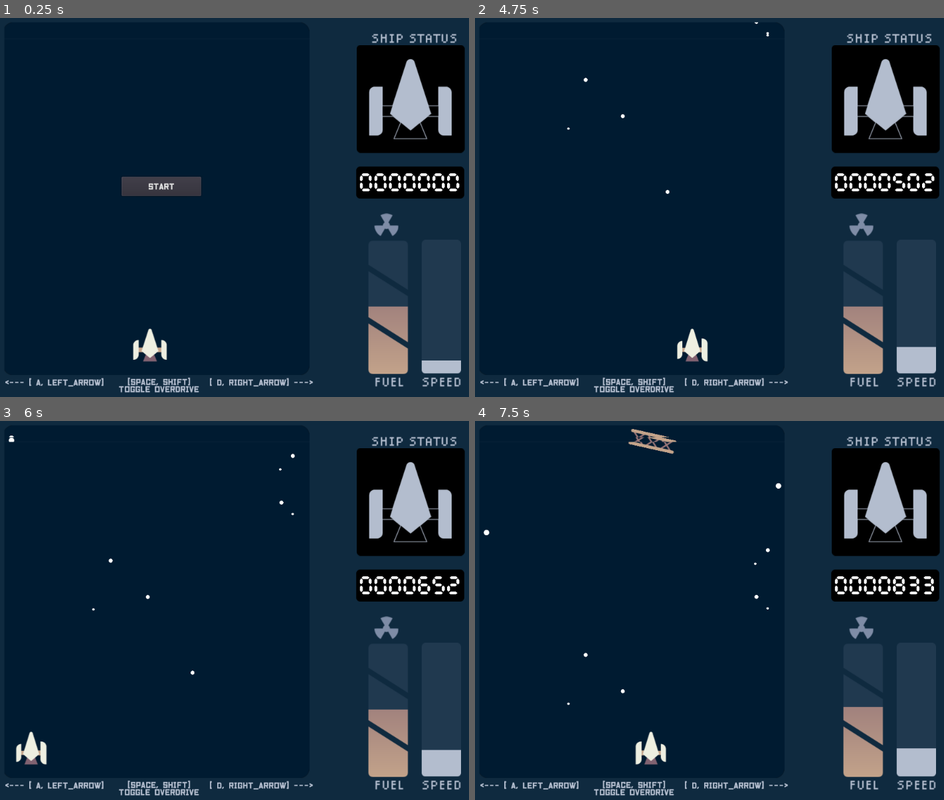
Above: before the commit, frames 1-4 (two rows, left to right).
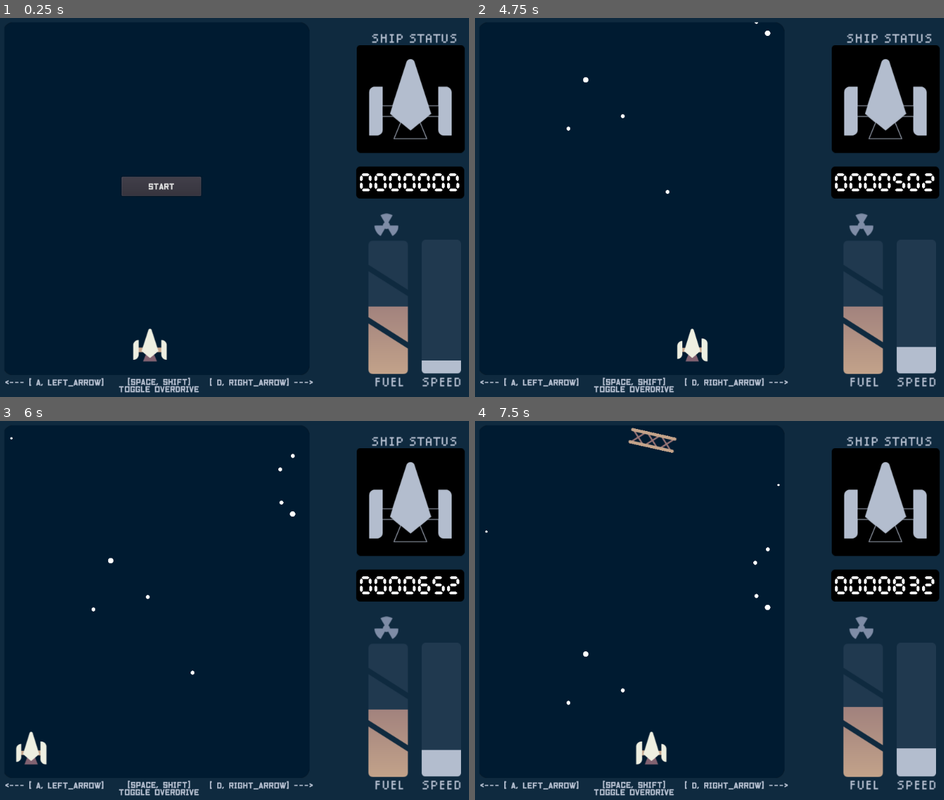
Above: after the commit, the same moments.

Repository: parkernalch/ld49-critical-mass
Game: Godot game, scene res://Main.tscn
Same seed, same stepped clock (60 frames per second), same inputs: the game is played once before the commit and once after it.
Inputs:
- Up to frame 1 (0.25 s): no input
- Up to frame 2 (4.75 s): click "START" at 0.5 s; hold Right (ui_right) 1.28-2.03 s; hold Left (ui_left) 2.03-2.78 s; hold Right (ui_right) 2.78-4.28 s; hold Left (ui_left) from 4.28 s (still down)
- Up to frame 3 (6 s): keep holding Left (ui_left)
- Up to frame 4 (7.5 s): release Left (ui_left) at 6.53 s; hold Right (ui_right) from 6.53 s (still down)

The runs differ from the first frame. In frame 2, less than 0.1% of the frame differs, in the area x 19-64%, y 3-30%; in frame 3, less than 0.1%; in frame 4, 0.5%, in the area x 1-99%, y 1-91%.

Commit message:
fps optimization, add magnet pickup

Diff:
--- a/Game.tscn
+++ b/Game.tscn
@@ -8,9 +8,10 @@
 [ext_resource path="res://ObstacleMedium.tscn" type="PackedScene" id=6]
 [ext_resource path="res://ObstacleLong.tscn" type="PackedScene" id=7]
 [ext_resource path="res://ObstacleShort.tscn" type="PackedScene" id=8]
-[ext_resource path="res://Neutron.tscn" type="PackedScene" id=9]
+[ext_resource path="res://OptimizedNeutron.tscn" type="PackedScene" id=9]
 [ext_resource path="res://ShieldPickup.tscn" type="PackedScene" id=10]
 [ext_resource path="res://HealthPickup.tscn" type="PackedScene" id=11]
+[ext_resource path="res://MagnetPickup.tscn" type="PackedScene" id=12]
 
 [sub_resource type="Shader" id=1]
 code = "shader_type canvas_item;
@@ -161,7 +162,7 @@
 
 [node name="PickupSpawn" parent="." instance=ExtResource( 2 )]
 position = Vector2( 19.347, -336.247 )
-object_scenes = [ ExtResource( 11 ), ExtResource( 10 ) ]
+object_scenes = [ ExtResource( 11 ), ExtResource( 12 ), ExtResource( 10 ) ]
 subdivisions = 2
 spawn_cooldown = 40.0
 
--- a/Global/Events.gd
+++ b/Global/Events.gd
@@ -1,6 +1,7 @@
 extends Node
 
 signal PlayerFuelLevelChanged(new_level)
+signal PickedUpFuel(value)
 signal PlayerTookDamage(areas_are_healthy)
 signal PlayerPickedUpPower(power)
 signal PlayerMovementSpeedChanged(new_speed)
--- a/HealthPickup.tscn
+++ b/HealthPickup.tscn
@@ -1,17 +1,10 @@
-[gd_scene load_steps=4 format=2]
+[gd_scene load_steps=3 format=2]
 
 [ext_resource path="res://Pickup.gd" type="Script" id=1]
 [ext_resource path="res://img/pickup_health.png" type="Texture" id=2]
 
-[sub_resource type="CircleShape2D" id=1]
-radius = 14.058
-
-[node name="HealthPickup" type="KinematicBody2D"]
-collision_layer = 8
+[node name="HealthPickup" type="Node2D"]
 script = ExtResource( 1 )
 
 [node name="Sprite" type="Sprite" parent="."]
 texture = ExtResource( 2 )
-
-[node name="CollisionShape2D" type="CollisionShape2D" parent="."]
-shape = SubResource( 1 )
--- /dev/null
+++ b/MagnetPickup.tscn
@@ -0,0 +1,27 @@
+[gd_scene load_steps=5 format=2]
+
+[ext_resource path="res://Pickup.gd" type="Script" id=1]
+[ext_resource path="res://img/pickup_shield.png" type="Texture" id=2]
+
+[sub_resource type="Shader" id=1]
+code = "shader_type canvas_item;
+
+void fragment() {
+	if (UV.x < 0.5) {
+		COLOR.rgb = vec3(1.0, 0.0, 0.0);
+	} else {
+		COLOR.rgb = vec3(0.0, 0.0, 1.0);
+	}
+	COLOR.a = texture(TEXTURE, UV).a;
+}"
+
+[sub_resource type="ShaderMaterial" id=2]
+shader = SubResource( 1 )
+
+[node name="MagnetPickup" type="Node2D"]
+script = ExtResource( 1 )
+type = 2
+
+[node name="Sprite" type="Sprite" parent="."]
+material = SubResource( 2 )
+texture = ExtResource( 2 )
--- a/Main.tscn
+++ b/Main.tscn
@@ -28,7 +28,7 @@
 background_color = Color( 0.0588235, 0.164706, 0.247059, 1 )
 glow_enabled = true
 
-[sub_resource type="Shader" id=9]
+[sub_resource type="Shader" id=2]
 code = "shader_type canvas_item;
 uniform float wave_pos : hint_range(0.0, 1.0) = 0.5;
 uniform float wave_size : hint_range(0.0, 1.0) = 0.1;
@@ -38,8 +38,7 @@
 	COLOR = texture(TEXTURE, UV);
 	if (wave_size > 0.0) {
 		if (UV.y < wave_pos + wave_size && UV.y > wave_pos - wave_size) {
-			vec4 color = texture(TEXTURE, UV - vec2(0.0, wave_size));
-//			COLOR = mix(color, ripple_color, UV.y);
+			vec4 color = texture(TEXTURE, UV - vec2(0.0, wave_size * abs(wave_pos - UV.y) / wave_size));
 			COLOR = color;
 			if (UV.y > wave_pos + 0.9 * wave_size || UV.y < wave_pos - 0.9 * wave_size) {
 				COLOR = mix(color, ripple_color, UV.y);
@@ -48,16 +47,16 @@
 	}
 }"
 
-[sub_resource type="ShaderMaterial" id=10]
-shader = SubResource( 9 )
-shader_param/wave_pos = 0.04
-shader_param/wave_size = 0.00666668
+[sub_resource type="ShaderMaterial" id=3]
+shader = SubResource( 2 )
+shader_param/wave_pos = 1.0
+shader_param/wave_size = 0.0
 shader_param/ripple_color = Color( 1, 1, 1, 0.0862745 )
 
-[sub_resource type="ViewportTexture" id=2]
+[sub_resource type="ViewportTexture" id=4]
 viewport_path = NodePath("Viewport")
 
-[sub_resource type="Animation" id=11]
+[sub_resource type="Animation" id=5]
 resource_name = "BoostRipple"
 length = 0.25
 step = 0.01
@@ -123,13 +122,13 @@
 environment = SubResource( 1 )
 
 [node name="Sprite" type="Sprite" parent="."]
-material = SubResource( 10 )
+material = SubResource( 3 )
 position = Vector2( 337.972, 360.918 )
-texture = SubResource( 2 )
+texture = SubResource( 4 )
 script = ExtResource( 22 )
 
 [node name="AnimationPlayer" type="AnimationPlayer" parent="Sprite"]
-anims/BoostRipple = SubResource( 11 )
+anims/BoostRipple = SubResource( 5 )
 
 [node name="Viewport" type="Viewport" parent="."]
 size = Vector2( 590, 680 )
--- /dev/null
+++ b/OptimizedNeutron.gd
@@ -0,0 +1,51 @@
+extends Node2D
+class_name OptimizedNeutron
+
+var composite_speed : float = 1.0
+var size : int = 2
+onready var sprite = $Sprite
+
+var target
+var player : Player;
+
+var move_direction : Vector2
+
+func _ready():
+	Events.connect("ShipWasDestroyed", self, "_on_ship_wasDestroyed")
+	set_size(rand_range(1, 4))
+	player = get_tree().get_nodes_in_group("player")[0]
+
+func _physics_process(delta):
+	if not target:
+		move_direction = Vector2.DOWN
+	else:
+		move_direction = (target.position - position).normalized() * 2.0
+
+	position += move_direction * Global.travel_speed * delta * 60.0
+
+	var dist_to_player = position.distance_squared_to(player.position)
+	if dist_to_player < 1000.0:
+		Events.emit_signal("PickedUpFuel", size)
+		queue_free()
+	elif dist_to_player < player.collection_radius:
+		target = player
+	else:
+		target = null
+
+func set_size(new_size : int):
+	size = new_size
+	match new_size:
+		1:
+			$Sprite.scale = Vector2(0.15, 0.15)
+		2:
+			$Sprite.scale = Vector2(0.25, 0.25)
+		3:
+			$Sprite.scale = Vector2(0.35, 0.35)
+
+func collect(_target : Node):
+	target = _target
+	pass
+
+func _on_ship_wasDestroyed():
+	set_physics_process(false)
+	Events.connect("StartGame", self, "queue_free")
--- /dev/null
+++ b/OptimizedNeutron.tscn
@@ -0,0 +1,11 @@
+[gd_scene load_steps=3 format=2]
+
+[ext_resource path="res://circle_32.png" type="Texture" id=1]
+[ext_resource path="res://OptimizedNeutron.gd" type="Script" id=2]
+
+[node name="OptimizedNeutron" type="Node2D"]
+script = ExtResource( 2 )
+
+[node name="Sprite" type="Sprite" parent="."]
+scale = Vector2( 0.15, 0.15 )
+texture = ExtResource( 1 )
--- a/Pickup.gd
+++ b/Pickup.gd
@@ -1,26 +1,40 @@
-extends KinematicBody2D
+extends Node2D
 class_name Pickup
 
 enum PICKUP {
 	HEALTH,
 	SHIELD,
+	MAGNET
 }
 
 var value : int = 1
 export(PICKUP) var type
 var target
+var player
+var move_direction : Vector2
 
-func _process(delta):
-	if not target:
-		move_and_collide(Vector2.DOWN * Global.travel_speed)
-	else:
-		if not target:
-			return
-		var direction : Vector2 = (target.transform.origin - transform.origin).normalized()
-		move_and_collide(direction * 300.0 * delta)
+func _ready():
+	player = get_tree().get_nodes_in_group("player")[0]
+	Events.connect("GameEndedPlayer", self, "_on_game_ended")
 	pass
 
-func pickup(_target : Node2D):
-	Events.emit_signal("PickupAcquired", type, value)
-	target = _target
-	call_deferred("queue_free", 0.25)
+func _physics_process(delta):
+	if not target:
+		move_direction = Vector2.DOWN
+	else:
+		move_direction = (target.position - position).normalized() * 2.0
+
+	position += move_direction * Global.travel_speed * delta * 60.0
+
+	var dist_to_player = position.distance_squared_to(player.position)
+	if dist_to_player < 1000.0:
+		Events.emit_signal("PickupAcquired", type, value)
+		queue_free()
+	elif dist_to_player < player.collection_radius:
+		target = player
+	else:
+		target = null
+	pass
+
+func _on_game_ended():
+	set_physics_process(false)
--- a/Pickup.tscn
+++ b/Pickup.tscn
@@ -1,17 +1,10 @@
-[gd_scene load_steps=4 format=2]
+[gd_scene load_steps=3 format=2]
 
 [ext_resource path="res://Pickup.gd" type="Script" id=1]
 [ext_resource path="res://icon.png" type="Texture" id=2]
 
-[sub_resource type="CircleShape2D" id=1]
-radius = 29.4109
-
-[node name="Pickup" type="KinematicBody2D"]
-collision_layer = 4
+[node name="Pickup" type="Node2D"]
 script = ExtResource( 1 )
-
-[node name="CollisionShape2D" type="CollisionShape2D" parent="."]
-shape = SubResource( 1 )
 
 [node name="Sprite" type="Sprite" parent="."]
 texture = ExtResource( 2 )
--- a/Player.gd
+++ b/Player.gd
@@ -6,7 +6,7 @@
 var vertical_speed : float = 1.0
 var max_speed : float = 5.0
 var boost_speed : float = 10.0
-var fuel_level : int = 50
+var fuel_level : float = 50
 var ship_areas_are_healthy : Array = [ true, true, true ] # [left, body, right]
 
 var is_collecting : bool = true
@@ -15,6 +15,8 @@
 
 var neutrons_collected : int = 0
 var boost_time : float = 0.0
+
+var collection_radius : float = 3000.0
 
 onready var collection_area : Area2D = $CollectionArea
 onready var damage_area : Area2D = $DamageArea
@@ -25,15 +27,18 @@
 onready var body_particles : CPUParticles2D = $damaged_body
 onready var explosion_particles : CPUParticles2D = $explosion
 onready var repulse_particles : CPUParticles2D = $repulse
+onready var magnet_particles : CPUParticles2D = $magnetism
 
 func _ready():
 	spawn_location = transform.origin
-	collection_area.connect('body_entered', self, '_on_collisionArea_body_entered')
 	damage_area.connect('body_entered', self, '_on_damageArea_body_entered')
 	Events.connect("ShipWasDestroyed", self, '_on_ship_wasDestroyed')
 	Events.connect("StartGame", self, "_on_StartGame")
 	fuel_timer.connect('timeout', self, '_on_fuelTimer_timeout')
 	Events.connect("PickupAcquired", self, '_on_pickup_acquired')
+	add_to_group("player")
+	Events.connect("PickedUpFuel", self, '_on_fuel_pickedUp')
+	$MagnetTimer.connect("timeout", self, 'demagnetize')
 	initialize()
 
 func initialize():
@@ -85,6 +90,9 @@
 		sprite.flip_h = true
 		if not ship_areas_are_healthy[0]:
 			movement_vector *= 0.5
+	if not ship_areas_are_healthy[1]:
+		fuel_level -= delta
+		Events.emit_signal("PlayerFuelLevelChanged", fuel_level)
 	if Input.is_action_just_pressed("ui_fire"):
 		if is_boosting:
 			boost_end()
@@ -125,6 +133,17 @@
 	if(fuel_level <= 0):
 		Events.emit_signal("ShipWasDestroyed")
 	Events.emit_signal("PlayerFuelLevelChanged", fuel_level)
+
+func _on_fuel_pickedUp(amount):
+	fuel_level += amount
+	Events.emit_signal("PlayerFuelLevelChanged", fuel_level)
+	if vertical_speed < max_speed and not is_boosting:
+		vertical_speed += 0.1
+		Events.emit_signal("PlayerMovementSpeedChanged", vertical_speed)
+	neutrons_collected += 1
+	if fuel_level >= 100:
+		boost_start()
+	pass
 
 func _on_ship_wasDestroyed():
 	die()
@@ -147,40 +166,13 @@
 	set_process(false)
 	set_physics_process(false)
 
-func _on_collisionArea_body_entered(body):
-	if body is Neutron:
-		if is_collecting:
-			body.collect(self)
-			fuel_level += body.size
-			if vertical_speed < max_speed:
-				vertical_speed += 0.1
-				Events.emit_signal("PlayerMovementSpeedChanged", vertical_speed)
-			neutrons_collected += 1
-			Events.emit_signal("PlayerFuelLevelChanged", fuel_level)
-			if fuel_level >= 100:
-				boost_start()
-			pass
-		else:
-			pass
-	elif body is Pickup:
-		body.pickup(self)
-	pass
-
 func _on_damageArea_body_entered(body):
-	if body is Neutron:
-		body.queue_free()
-	elif body is Obstacle:
+	if body is Obstacle:
 		take_damage(body.transform.origin)
 		Events.emit_signal("PlayerTookDamage", ship_areas_are_healthy)
 		right_wing_particles.emitting = not ship_areas_are_healthy[2]
 		body_particles.emitting = not ship_areas_are_healthy[1]
 		left_wing_particles.emitting = not ship_areas_are_healthy[0]
-		body.queue_free()
-	elif body is Pickup:
-		if body.type == Pickup.PICKUP.SHIELD:
-			Events.emit_signal("PlayerShieldToggled", true)
-		elif body.type == Pickup.PICKUP.HEALTH:
-			heal()
 		body.queue_free()
 	pass
 
@@ -209,7 +201,22 @@
 
 func _on_pickup_acquired(type, value):
 	print('pickup: ' + str(type) + ' (' + str(value) + ')')
-	pass
+	if type == Pickup.PICKUP.SHIELD:
+		Events.emit_signal("PlayerShieldToggled", true)
+	elif type == Pickup.PICKUP.HEALTH:
+		heal()
+	elif type == Pickup.PICKUP.MAGNET:
+		magnetize()
+	pass
+
+func magnetize():
+	collection_radius = 10000.0
+	$MagnetTimer.start()
+	magnet_particles.emitting = true
+
+func demagnetize():
+	collection_radius = 4000.0
+	magnet_particles.emitting = false
 
 func take_damage(position):
 	var offset = (transform.origin - position).x
--- a/Player.tscn
+++ b/Player.tscn
@@ -7,9 +7,6 @@
 
 [sub_resource type="CircleShape2D" id=1]
 radius = 16.5347
-
-[sub_resource type="CircleShape2D" id=2]
-radius = 108.298
 
 [sub_resource type="CapsuleShape2D" id=3]
 resource_local_to_scene = true
@@ -20,8 +17,8 @@
 _data = [ Vector2( 0, 0.986364 ), 0.0, 0.0, 0, 0, Vector2( 1, 0.0681818 ), -2.37413, 0.0, 0, 0 ]
 
 [sub_resource type="Gradient" id=5]
-offsets = PoolRealArray( 0, 0.123134, 1 )
-colors = PoolColorArray( 0.955078, 0.636796, 0.0596924, 1, 0.490234, 0.490234, 0.490234, 1, 1, 1, 1, 1 )
+offsets = PoolRealArray( 0, 0.516779, 1 )
+colors = PoolColorArray( 0.554688, 0.937378, 1, 1, 1, 1, 1, 1, 0.96875, 1, 0, 1 )
 
 [sub_resource type="Curve" id=6]
 _data = [ Vector2( 0, 0 ), 0.0, 2.38826, 0, 0, Vector2( 0.989691, 1 ), 0.0375778, 0.0, 0, 0 ]
@@ -39,11 +36,6 @@
 
 [node name="CollisionShape2D" type="CollisionShape2D" parent="."]
 shape = SubResource( 1 )
-
-[node name="CollectionArea" type="Area2D" parent="."]
-
-[node name="CollectionShape" type="CollisionShape2D" parent="CollectionArea"]
-shape = SubResource( 2 )
 
 [node name="DamageArea" type="Area2D" parent="."]
 
@@ -79,6 +71,19 @@
 texture = ExtResource( 3 )
 emission_shape = 2
 emission_rect_extents = Vector2( 5.408, 3.632 )
+scale_amount = 0.6
+scale_amount_curve = SubResource( 4 )
+color_ramp = SubResource( 5 )
+
+[node name="magnetism" type="CPUParticles2D" parent="."]
+position = Vector2( 0.145782, 6.24334 )
+emitting = false
+texture = ExtResource( 3 )
+emission_shape = 1
+emission_sphere_radius = 128.0
+direction = Vector2( 0, 0 )
+spread = 0.0
+gravity = Vector2( 0, 0 )
 scale_amount = 0.6
 scale_amount_curve = SubResource( 4 )
 color_ramp = SubResource( 5 )
@@ -120,3 +125,9 @@
 
 [node name="Shield" parent="." instance=ExtResource( 4 )]
 scale = Vector2( 3, 3 )
+
+[node name="MagnetTimer" type="Timer" parent="."]
+wait_time = 5.0
+one_shot = true
+
+[editable path="Shield"]
--- a/Shield.tscn
+++ b/Shield.tscn
@@ -4,7 +4,7 @@
 [ext_resource path="res://Shield.gd" type="Script" id=2]
 
 [sub_resource type="CircleShape2D" id=1]
-radius = 15.4556
+radius = 11.7737
 
 [sub_resource type="Shader" id=2]
 code = "shader_type canvas_item;
--- a/ShieldPickup.tscn
+++ b/ShieldPickup.tscn
@@ -1,18 +1,11 @@
-[gd_scene load_steps=4 format=2]
+[gd_scene load_steps=3 format=2]
 
 [ext_resource path="res://Pickup.gd" type="Script" id=1]
 [ext_resource path="res://img/pickup_shield.png" type="Texture" id=2]
 
-[sub_resource type="CircleShape2D" id=1]
-radius = 16.8587
-
-[node name="ShieldPickup" type="KinematicBody2D"]
-collision_layer = 8
+[node name="ShieldPickup" type="Node2D"]
 script = ExtResource( 1 )
 type = 1
 
 [node name="Sprite" type="Sprite" parent="."]
 texture = ExtResource( 2 )
-
-[node name="CollisionShape2D" type="CollisionShape2D" parent="."]
-shape = SubResource( 1 )
--- a/project.godot
+++ b/project.godot
@@ -29,7 +29,12 @@
 "language": "GDScript",
 "path": "res://Obstacle.gd"
 }, {
-"base": "KinematicBody2D",
+"base": "Node2D",
+"class": "OptimizedNeutron",
+"language": "GDScript",
+"path": "res://OptimizedNeutron.gd"
+}, {
+"base": "Node2D",
 "class": "Pickup",
 "language": "GDScript",
 "path": "res://Pickup.gd"
@@ -49,6 +54,7 @@
 "NeutronPool": "",
 "NoiseSpawner": "",
 "Obstacle": "",
+"OptimizedNeutron": "",
 "Pickup": "",
 "Player": "",
 "Spawner": ""
Not shown: 1 places in Game.tscn that only renumber resources
Not shown: 25 places in Main.tscn that only renumber resources
Not shown: 1 places in Player.tscn that only renumber resources
